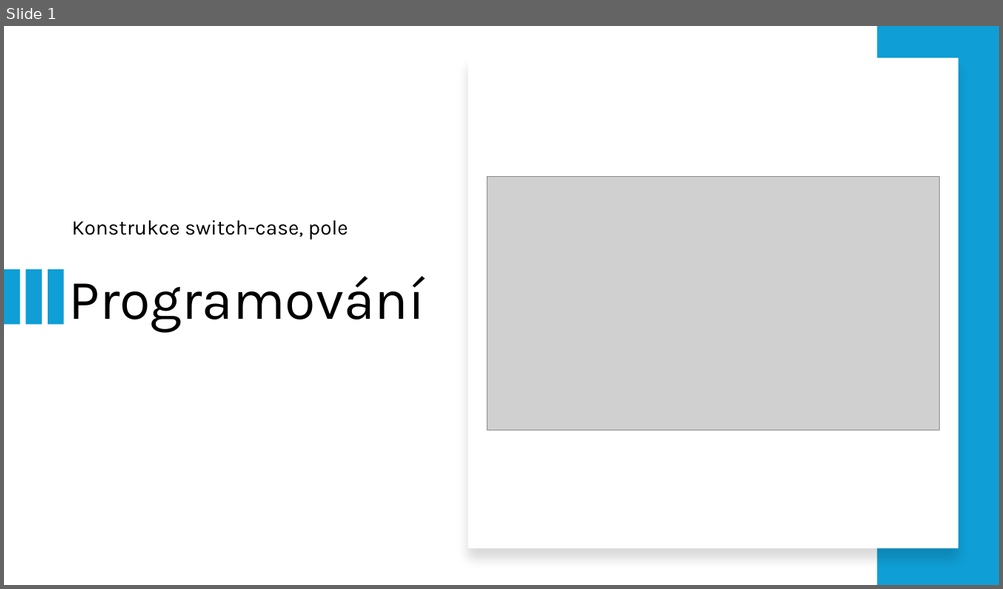
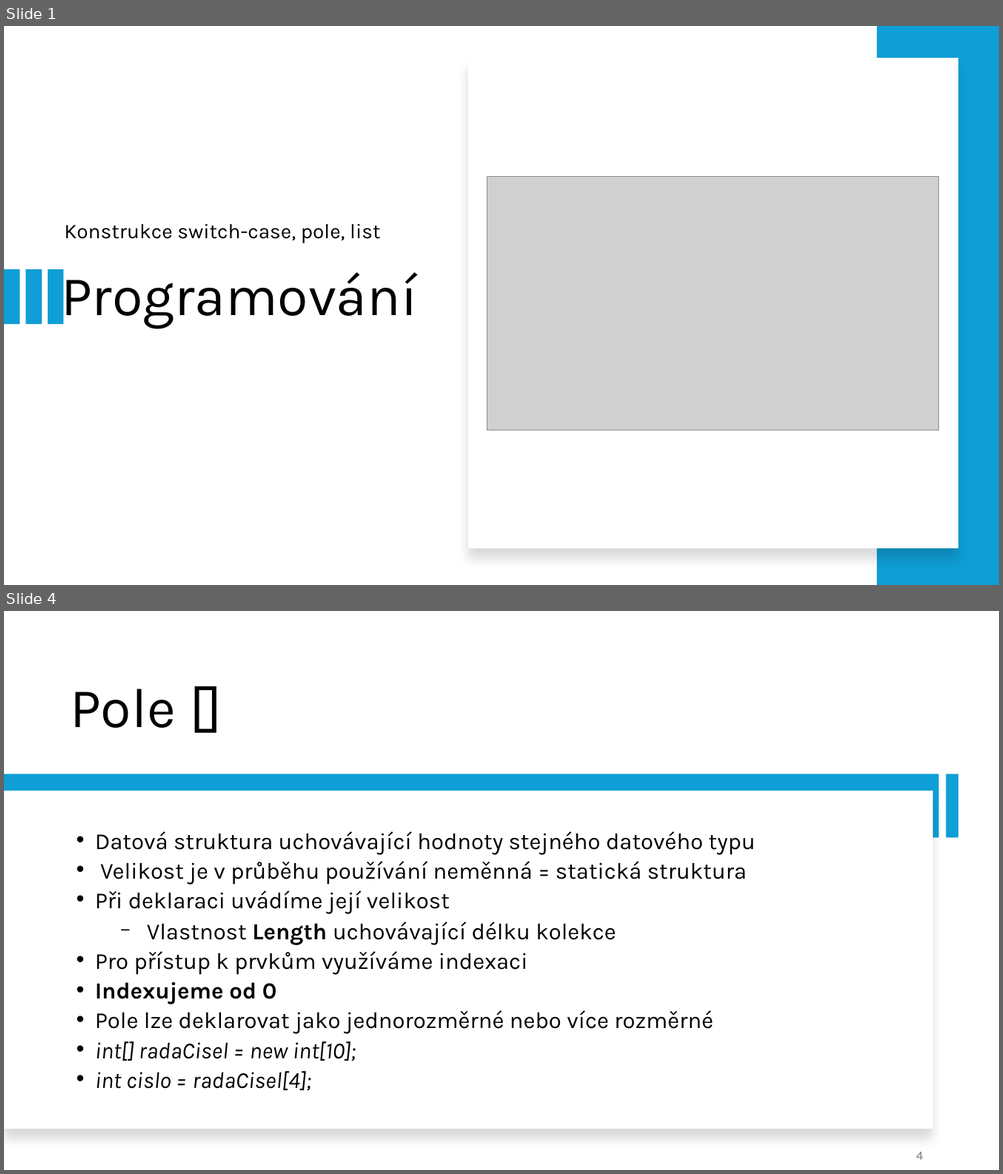
Before and after one commit to dawissl/hradebni, a slide deck: Prezentace/1. ročník/PGM_07_pole_switch_case.pptx. Shown one above the other, each under a label of ours: slide 1 before the commit, slides 1 and 4 after it; the slides between them are not shown. The pictures are 1003x589 and 1003x1174 pixels, drawn with LibreOffice and Linux fonts; fonts in the diff are those of the drawing; grey boxes stand for pictures. Boxes give left, top, right and bottom in pixels: in the first picture for what was removed or moved away, otherwise in the second. Text is boxed around its words. In the diff, an @@ line names an element or a change of style, - is before the commit and + after.

```diff
--- a/Prezentace/1. ročník/PGM_07_pole_switch_case.pptx
+++ b/Prezentace/1. ročník/PGM_07_pole_switch_case.pptx
@@ slide 4 added at (x1=4, y1=611, x2=999, y2=1170), background #FFFFFF @@
@@ title added at (x1=70, y1=689, x2=176, y2=728), 54 pt, text #000000 @@
+Pole []
@@ rectangle added at (x1=4, y1=775, x2=939, y2=838), fill #0F9ED5 @@
@@ rectangle added at (x1=945, y1=775, x2=959, y2=838), fill #0F9ED5 @@
@@ rectangle added at (x1=4, y1=791, x2=933, y2=1130), fill #FFFFFF @@
@@ text added at (x1=95, y1=832, x2=755, y2=1091), 22.2 pt, text #000000 @@
+• Datová struktura uchovávající hodnoty stejného datového typu
+• Velikost je v průběhu používání neměnná = statická struktura
+• Při deklaraci uvádíme její velikost
+  − Vlastnost Length uchovávající délku kolekce
+• Pro přístup k prvkům využíváme indexaci
+• Indexujeme od 0
+• Pole lze deklarovat jako jednorozměrné nebo více rozměrné
+• int[] radaCisel = new int[10];
+• int cislo = radaCisel[4];
@@ page number added at (x1=916, y1=1152, x2=922, y2=1160), 12 pt, text #787878 @@
+4
@@ slide 1 changed as well @@
@@ subtitle at (x1=64, y1=224, x2=380, y2=244): text changed @@
-Konstrukce switch-case, pole
+Konstrukce switch-case, pole, list
@@ title "Programování" rewrapped from (x1=68, y1=276, x2=424, y2=333) to (x1=61, y1=269, x2=417, y2=329) @@
```
Also in this commit, not shown: 5 other slides added, 7 other files.
